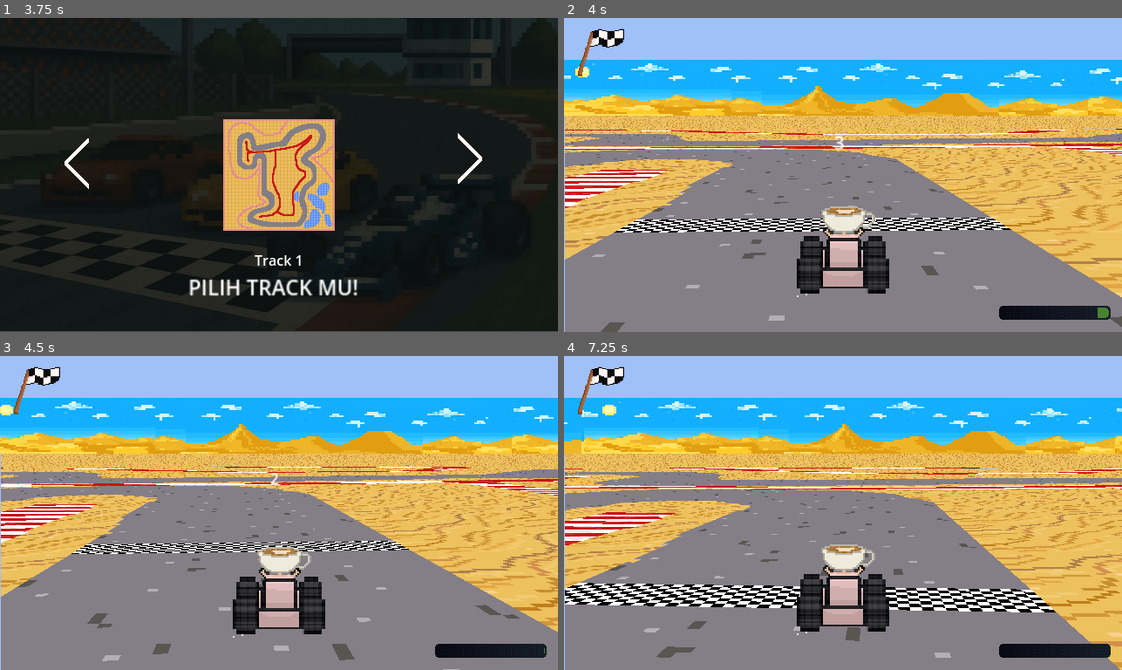
Above: before the commit, frames 1-4 (two rows, left to right).
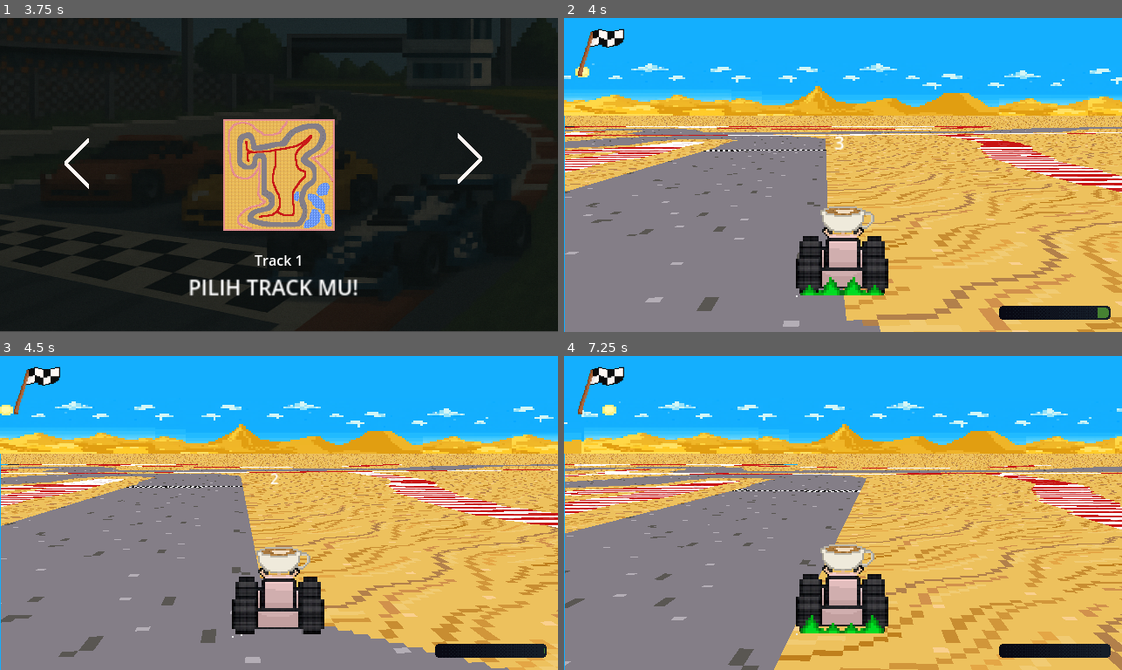
Above: after the commit, the same moments.

Repository: zixzgg32/anomali-kart
Game: Godot game, scene res://Scenes/splashScreen.tscn
The game is run twice, just before and just after one commit, with the same random seed, the same clock (stepped at 60 frames per second) and the same inputs.
Inputs (mouse positions are in pixels of both pictures, inside the frame that each line leads up to):
- Up to frame 1 (3.75 s): tap Enter (ui_accept) at 0.5, 0.77, 3.5 s; hold D (Right) 0.53-1.25 s; click "1 Player" at 1.25 s; click (78, 162) at 2 s; click (468, 159) at 2.75 s; hold S (Backward) from 3.53 s (still down)
- Up to frame 2 (4 s): keep holding S (Backward); tap Enter (ui_accept) at 3.77 s
- Up to frame 3 (4.5 s): release S (Backward) at 4.28 s; hold D (Right) from 4.28 s (still down)
- Up to frame 4 (7.25 s): tap Enter (ui_accept) at 5, 5.27, 6.02, 6.77 s; release D (Right) at 5.03 s; hold W (Forward) 5.03-5.78 s; hold A (Left) from 5.78 s (still down)

Frame 1 is identical in both runs. In frame 2, 49% of the frame differs, in the area x 0-100%, y 0-100%; in frame 3, 45%; in frame 4, 51%.

Commit message:
Upgrading Game.gd (Now 4 maps are available)
set collision, sky, bg, track, textures

Diff:
--- a/Scenes/main.tscn
+++ b/Scenes/main.tscn
@@ -832,25 +832,25 @@
 [node name="Main" type="Node2D" node_paths=PackedStringArray("_map", "_collision", "_player", "_spriteHandler", "_animationHandler", "_backgroundElements", "bgm_player")]
 script = ExtResource("1_emb0w")
 _map = NodePath("Map")
-_collision = NodePath("Map/Collision Handler")
+_collision = NodePath("Map/CollisionHandler")
 _player = NodePath("Sprite Handler/Racers/Player")
 _spriteHandler = NodePath("Sprite Handler")
 _animationHandler = NodePath("Sprite Handler/Animation Handler")
-_backgroundElements = NodePath("Background Elements")
+_backgroundElements = NodePath("BackgroundElements")
 bgm_player = NodePath("AudioStreamPlayer")
 
-[node name="Background Elements" type="Node2D" parent="." node_paths=PackedStringArray("_skyLine", "_treeLine")]
+[node name="BackgroundElements" type="Node2D" parent="." node_paths=PackedStringArray("_skyLine", "_treeLine")]
 script = ExtResource("2_330he")
-_skyLine = NodePath("Sky Line")
+_skyLine = NodePath("SkyLine")
 _treeLine = NodePath("Tree Line")
 
-[node name="Background" type="Sprite2D" parent="Background Elements"]
+[node name="Background" type="Sprite2D" parent="BackgroundElements"]
 z_index = -1
 position = Vector2(321.5, 180)
 scale = Vector2(20.0938, 11.25)
 texture = ExtResource("1_5044a")
 
-[node name="Sky Line" type="Sprite2D" parent="Background Elements"]
+[node name="SkyLine" type="Sprite2D" parent="BackgroundElements"]
 texture_filter = 1
 texture_repeat = 2
 position = Vector2(0, 48)
@@ -860,7 +860,7 @@
 region_enabled = true
 region_rect = Rect2(0, 0, 240, 32)
 
-[node name="Tree Line" type="Sprite2D" parent="Background Elements"]
+[node name="Tree Line" type="Sprite2D" parent="BackgroundElements"]
 visible = false
 texture_filter = 1
 texture_repeat = 2
@@ -887,7 +887,7 @@
 _rotationRadius = 36.0
 _mapVerticalPosition = 3.8
 
-[node name="Collision Handler" type="Node" parent="Map"]
+[node name="CollisionHandler" type="Node" parent="Map"]
 script = ExtResource("6_q57ja")
 _collisionMap = ExtResource("12_cbgmd")
 _wallColor = Color(0.4, 0.4, 0.4, 1)
@@ -902,9 +902,9 @@
 position = Vector2(-1.52588e-05, 0)
 script = ExtResource("8_lejxo")
 _movementDeaccel = 160.0
-_collisionHandler = NodePath("../../../Map/Collision Handler")
+_collisionHandler = NodePath("../../../Map/CollisionHandler")
 _spriteGFX = NodePath("GFX")
-_mapPosition = Vector3(379, 0, 490)
+_mapPosition = Vector3(400, 0, 635.945)
 
 [node name="GFX" type="Sprite2D" parent="Sprite Handler/Racers/Player"]
 z_as_relative = false
--- a/Scripts/General/Game.gd
+++ b/Scripts/General/Game.gd
@@ -15,10 +15,65 @@
 	"res://Asset/Sprites/tung tung tung sahur.png"
 ]
 
+var track_textures := [
+	"res://Asset/New folder/Racetrack1.png",
+	"res://Asset/New folder/Racetrack2.png",
+	"res://Asset/New folder/Racetrack3.png",
+	"res://Asset/New folder/Racetrack4.png"
+]
+
+var texture_tile := [
+	"res://Textures/Texture/Sand.png",
+	"res://Textures/Texture/Grass.png",
+	"res://Textures/Texture/Mud.png",
+	"res://Textures/Texture/Water.png"
+]
+var collision := [
+	"res://Textures/Tracks/Racetrack1Collision.png",
+	"res://Textures/Tracks/Racetrack2Collision.png",
+	"res://Textures/Tracks/Racetrack3Collision.png",
+	"res://Textures/Tracks/Racetrack4Collision.png"
+]
+var background := [
+	"res://Asset/New folder/background_stage1 (1).png",
+	"res://Asset/New folder/background_stage2 (2).png",
+	"res://Asset/New folder/stage_background_cappucino.png",
+	"res://Asset/New folder/bg4.png"
+]
+
+var sky := [
+	"res://Asset/New folder/sky1.png",
+	"res://Asset/New folder/sky2.png",
+	"res://Asset/New folder/sky3.png",
+	"res://Asset/New folder/sky4.png"
+]
 func _ready():
 	var selected_index = Globals.selected_character_index
 	var texture_path = character_textures[selected_index]
 	var texture = load(texture_path)
+	var selected_index2 = Globals.selected_track_index
+	var tracks = track_textures[selected_index2]
+	var bg = background[selected_index2]
+	var sk = sky[selected_index2]
+
+	var grass_texture = texture_tile[selected_index2]
+	var collision_texture = collision[selected_index2]
+	var tile = load(grass_texture)
+	var track = load(tracks)
+	var collision = load(collision_texture)
+	var s = load(bg)
+	var b = load(sk)
+	$BackgroundElements/SkyLine.texture = s
+	$BackgroundElements/Background.texture = b
+	$Map.texture = track
+	var material = $Map.material
+	material.set_shader_parameter("trackTexture", track)
+	material.set_shader_parameter("grassTexture", tile)
+
+	var collision_node = $Map/CollisionHandler  # Ganti dengan path ke node collision.gd
+	collision_node._collisionMap = collision
+	if collision_node.has_method("process_collision_data"):
+		collision_node.process_collision_data()
 	var countdown = preload("res://Scenes/countdown.tscn").instantiate()
 	add_child(countdown)
 
Binary file added: Asset/New folder/background_stage1 (1).png
Not shown, added: Asset/New folder/background_stage1 (1).png.import
Binary file added: Asset/New folder/background_stage2 (2).png
Not shown, added: Asset/New folder/background_stage2 (2).png.import
Binary file added: Asset/New folder/bg4.png
Not shown, added: Asset/New folder/bg4.png.import
Binary file added: Asset/New folder/sky1.png
Not shown, added: Asset/New folder/sky1.png.import
Binary file added: Asset/New folder/sky2.png
Not shown, added: Asset/New folder/sky2.png.import
Binary file added: Asset/New folder/sky3.png
Not shown, added: Asset/New folder/sky3.png.import
(and 34 more such lines)
